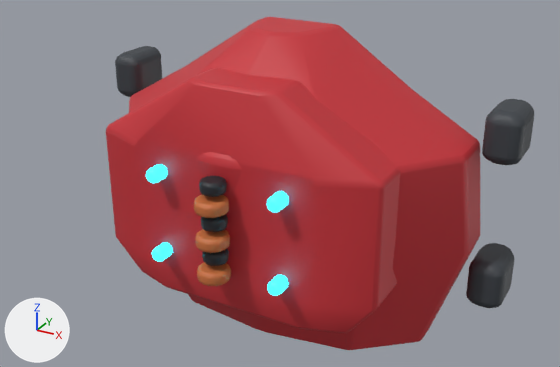
Renders of the FBX model Assets/Resources/ClamshellMeshes/ShoulderFront_Set06_Voltaic.fbx from each side of a commit.
Before and after are seen from a 50 mm camera at (0.39, -0.763, 0.353) aimed at (0.024, -0.097, 0.021). The lights are fixed; the arrows at lower left show +X, +Y and +Z. The older version comes first. Where no turn or scale is listed for an object, it has been applied to the vertices.

The older version as bpy lines, for what is in view:
```python
me_shoulderfront_set06_voltaic_001 = bpy.data.meshes.new('ShoulderFront_Set06_Voltaic.001')
me_shoulderfront_set06_voltaic_001.from_pydata(...)  # 2284 vertices, 2186 faces; spans x -0.255..0.255, y -0.21..0.03, z -0.175..0.175
# faces by material slot: [298, 396, 776, 320, 396]
me_shoulderfront_set06_voltaic_001.materials.append(mat_shell)  # red #c83038
me_shoulderfront_set06_voltaic_001.materials.append(mat_dark)  # black #23272d
me_shoulderfront_set06_voltaic_001.materials.append(mat_frame)  # dark grey #3a3f45
me_shoulderfront_set06_voltaic_001.materials.append(mat_glow)  # cyan #27e5ff, glowing cyan #27e5ff
me_shoulderfront_set06_voltaic_001.materials.append(mat_copper)  # orange #c86f3c
ob_shoulderfront_set06_voltaic = bpy.data.objects.new('ShoulderFront_Set06_Voltaic', me_shoulderfront_set06_voltaic_001)
ob_shoulderfront_set06_voltaic.location = (0.0, 0.0, 0.0)
```
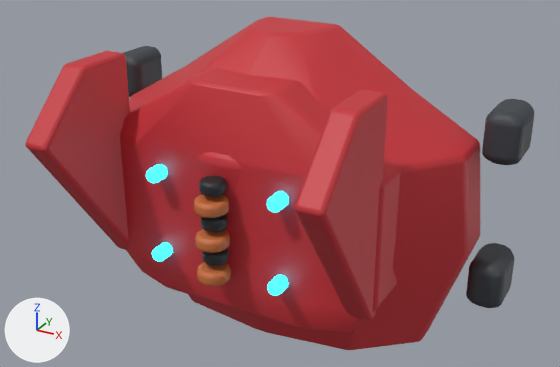
Boxes (x1, y1, x2, y2) around the edits, measured in the pictures (560 x 367 px):
'ShoulderFront_Set06_Voltaic', reshaped (19% wider): before (106, 17, 534, 350); after (25, 17, 534, 350)
part 1 of me_shoulderfront_set06_voltaic_001, added (red): after (25, 51, 130, 250)
part 2 of me_shoulderfront_set06_voltaic_001, added (red): after (294, 90, 388, 321)

The edits, one by one:
me_shoulderfront_set06_voltaic_001 is used by ob_shoulderfront_set06_voltaic; location (0.0, 0.0, 0.0).
me_shoulderfront_set06_voltaic_001 had 2284 vertices, 2186 faces and spanned x -0.255..0.255, y -0.21..0.03, z -0.175..0.175.
me_shoulderfront_set06_voltaic_001 now has 2436 vertices, 2334 faces and spans x -0.255..0.255, y -0.272..0.03, z -0.175..0.175.
me_shoulderfront_set06_voltaic_001 part 1: a new loose piece of 76 vertices spanning x -0.159..-0.131, y -0.272..-0.144, z -0.077..0.154, in mat_shell (red #c83038).
me_shoulderfront_set06_voltaic_001 part 2: a new loose piece of 76 vertices spanning x 0.131..0.159, y -0.272..-0.144, z -0.077..0.154, in mat_shell (red #c83038).
